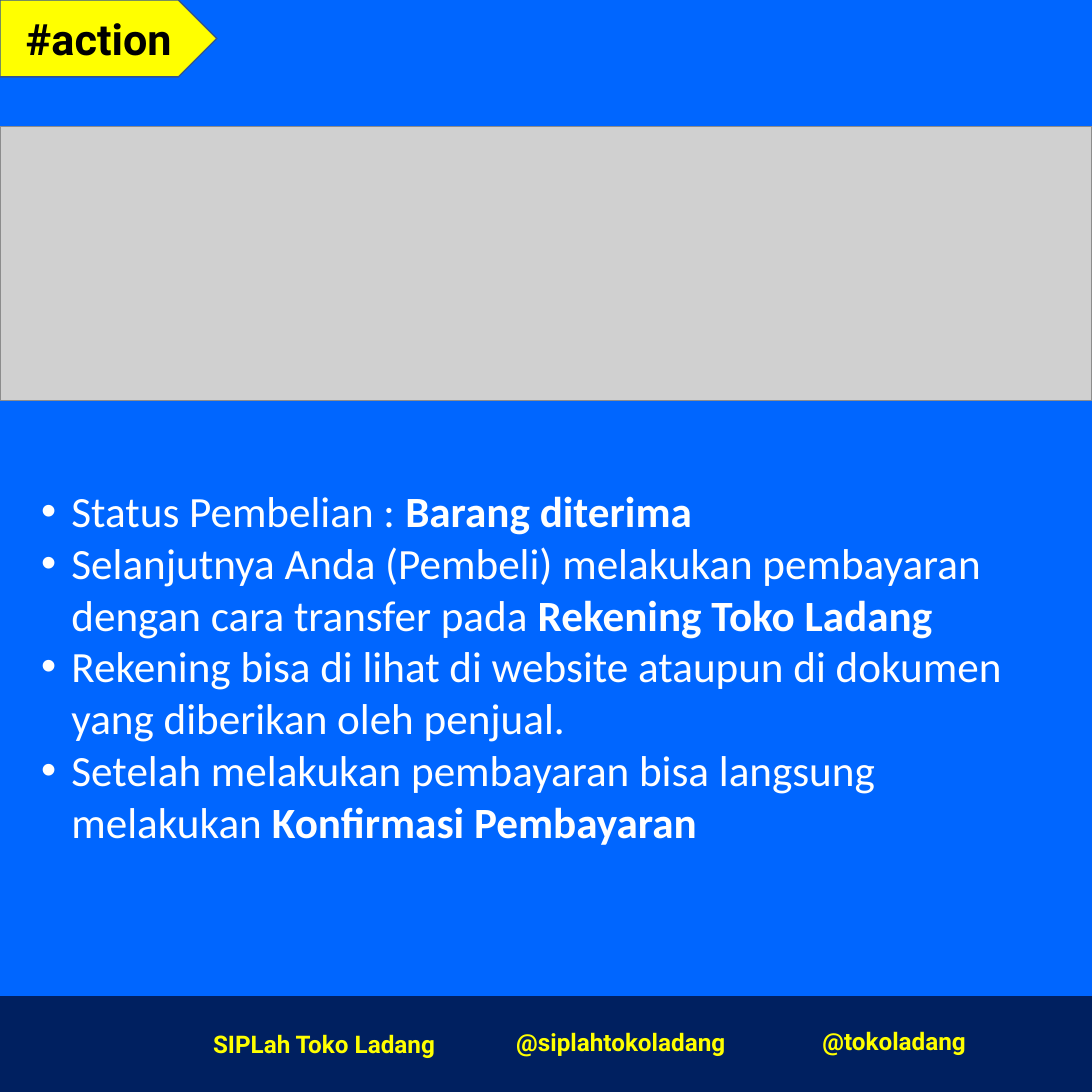
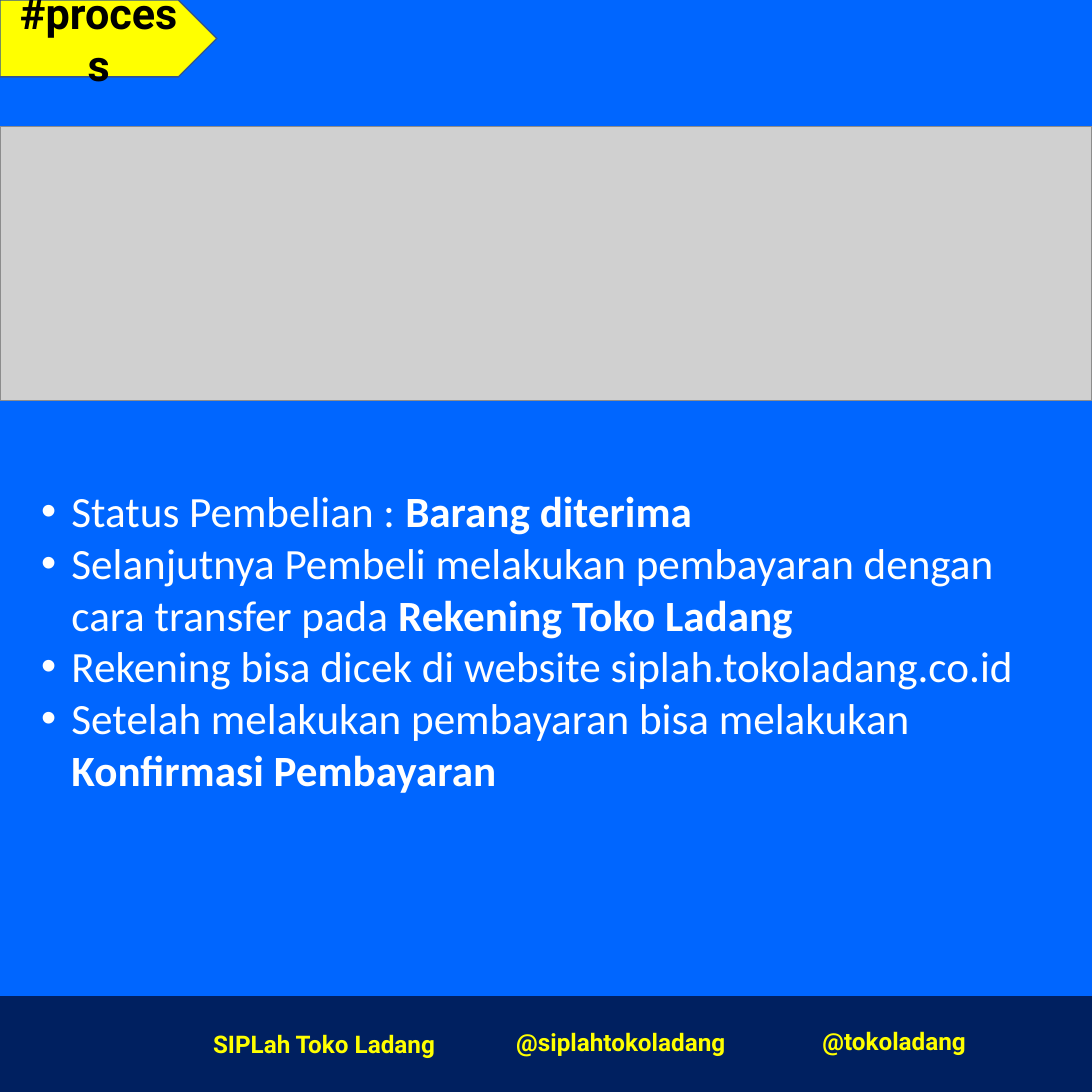
Before and after one commit to mexop99/SOP-Toko-Ladang, a slide deck: slide 9 of sop-pembeli.pptx. Drawn at 1092x1092 pixels with LibreOffice and Linux fonts; fonts in the diff are those of the drawing; grey boxes stand for pictures; background and template pictures are left out. Boxes give left, top, right and bottom in pixels: in the first picture for what was removed or moved away, otherwise in the second. Text is boxed around its words. In the diff, an @@ line names an element or a change of style, - is before the commit and + after.

Commit message:
sop-pembeli-v2

```diff
--- a/sop-pembeli.pptx
+++ b/sop-pembeli.pptx
@@ text in pentagon arrow at <box>26,23,172,56</box>: text changed @@
-#action
+#process
@@ text at <box>71,549,1013,793</box>: text changed @@
-• Selanjutnya Anda (Pembeli) melakukan pembayaran dengan cara transfer pada Rekening Toko Ladang
-• Rekening bisa di lihat di website ataupun di dokumen yang diberikan oleh penjual.
-• Setelah melakukan pembayaran bisa langsung melakukan Konfirmasi Pembayaran
+• Selanjutnya Pembeli melakukan pembayaran dengan cara transfer pada Rekening Toko Ladang
+• Rekening bisa dicek di website siplah.tokoladang.co.id
+• Setelah melakukan pembayaran bisa melakukan Konfirmasi Pembayaran
```
Also in this commit, not shown: 11 other slides changed.
